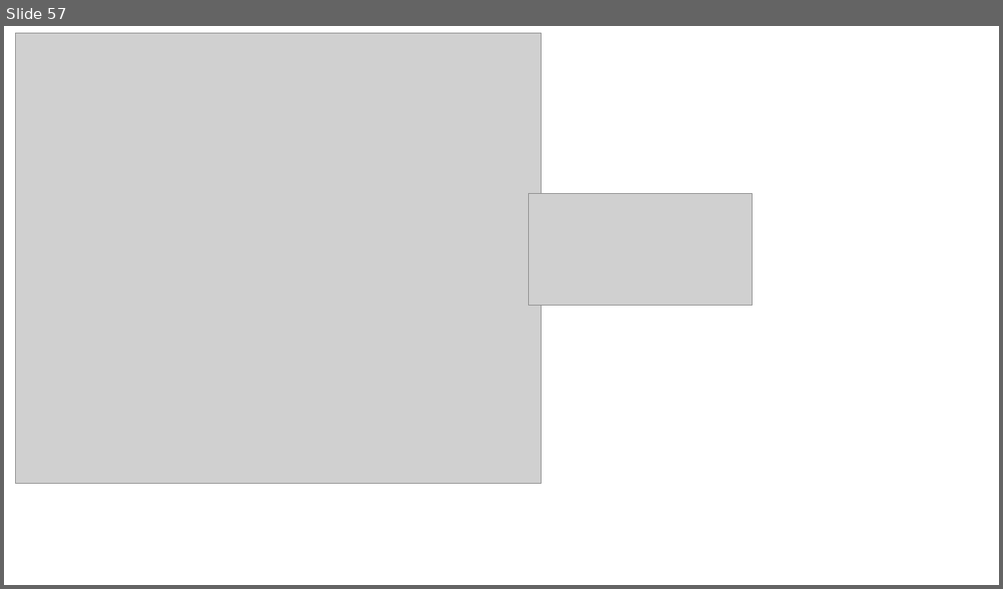
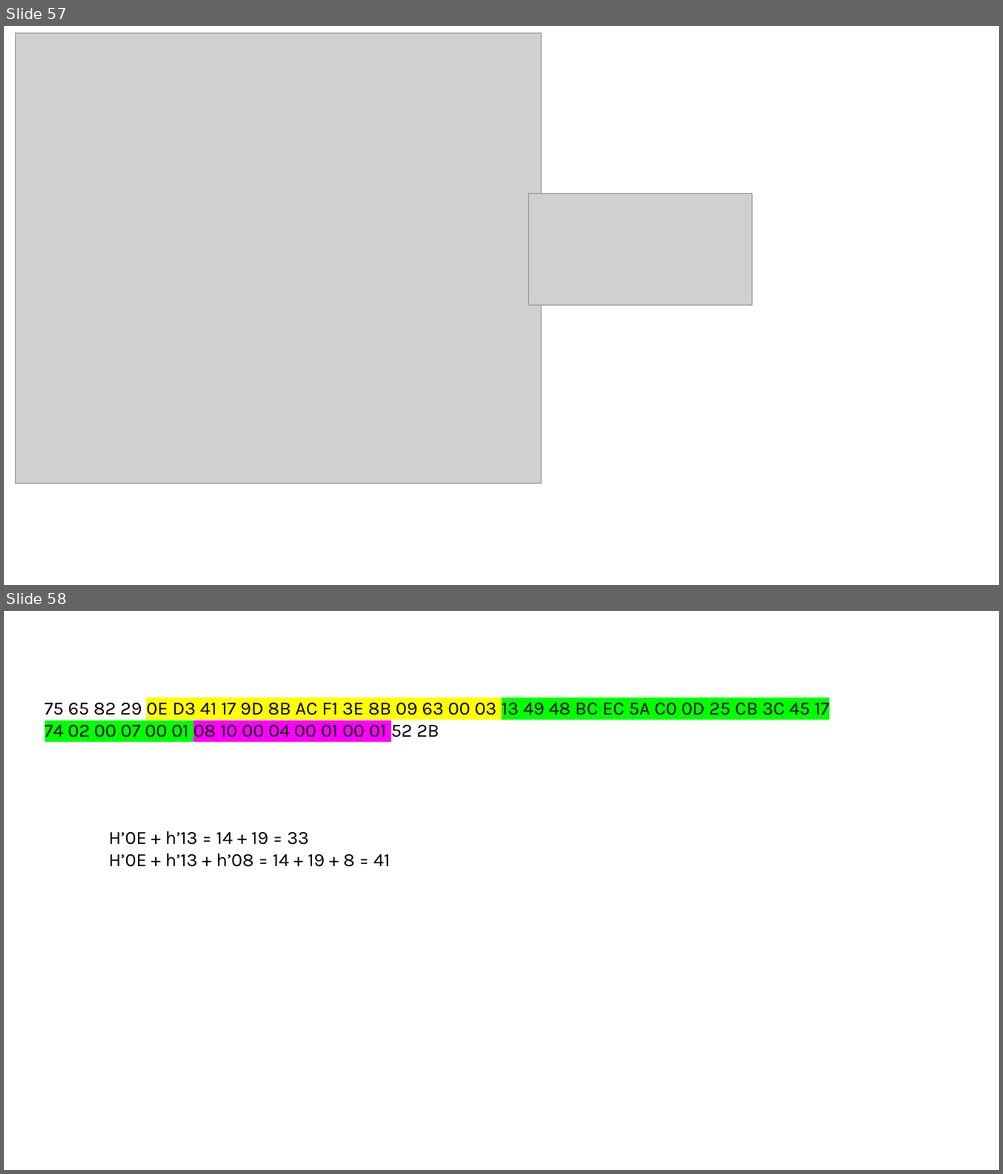
Before and after one commit to adamShiau/adamShiau_Python, a slide deck: Aegiverse_GUI/HINS/HINS_Ver3.0/doc/餵外部Heading流程.pptx. Shown one above the other, each under a label of ours: slide 57 before the commit, slides 57 and 58 after it. The pictures are 1003x589 and 1003x1174 pixels, drawn with LibreOffice and Linux fonts; fonts in the diff are those of the drawing; grey boxes stand for pictures. Boxes give left, top, right and bottom in pixels: in the first picture for what was removed or moved away, otherwise in the second. Text is boxed around its words. In the diff, an @@ line names an element or a change of style, - is before the commit and + after.

```diff
--- a/Aegiverse_GUI/HINS/HINS_Ver3.0/doc/餵外部Heading流程.pptx
+++ b/Aegiverse_GUI/HINS/HINS_Ver3.0/doc/餵外部Heading流程.pptx
@@ slide 58 added at (4,611,999,1170), background #FFFFFF @@
@@ text added at (45,703,829,738), 18 pt, text #000000 @@
+75 65 82 29 0E D3 41 17 9D 8B AC F1 3E 8B 09 63 00 03 13 49 48 BC EC 5A C0 0D 25 CB 3C 45 17 74 02 00 07 00 01 08 10 00 04 00 01 00 01 52 2B
@@ text added at (108,831,390,867), 18 pt, text #000000 @@
+H’0E + h’13 = 14 + 19 = 33
+H’0E + h’13 + h’08 = 14 + 19 + 8 = 41
```
Also in this commit, not shown: 2 other files.
